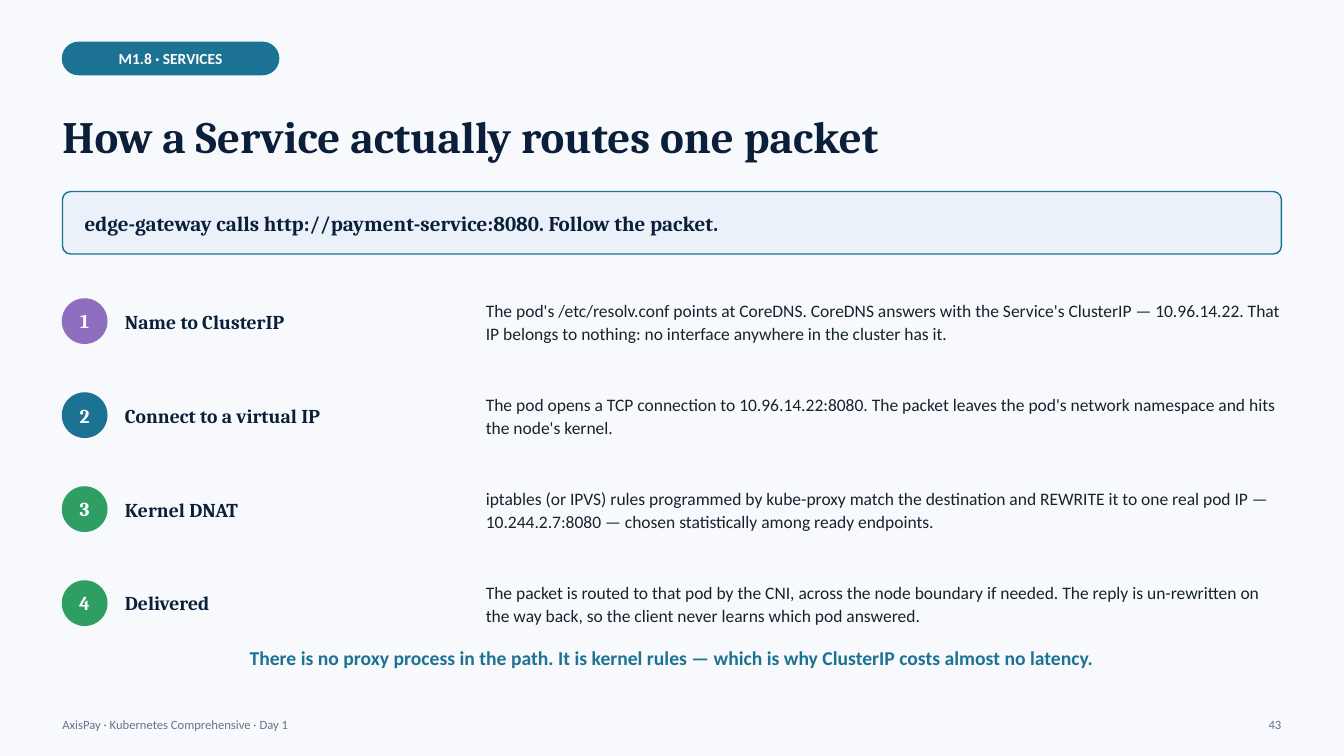
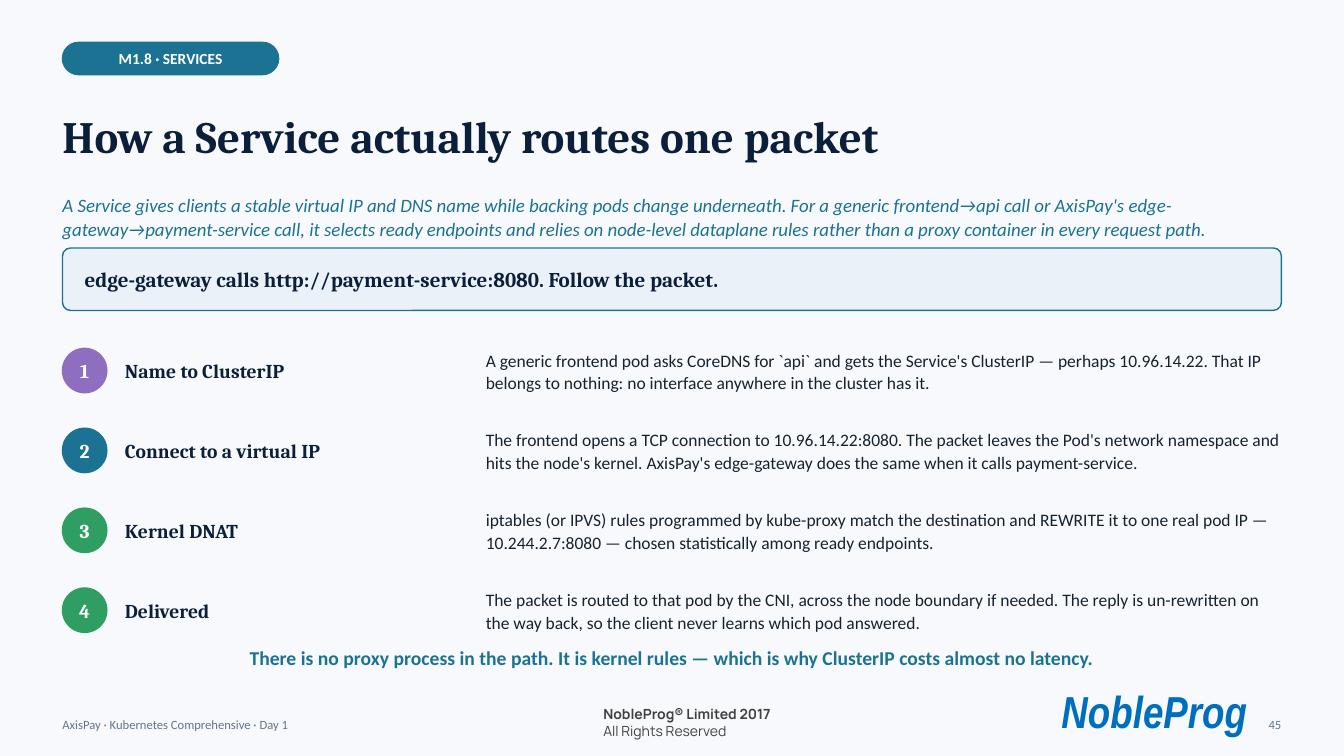
Before and after one commit to kumbulanit/kubernetescompr, a slide deck: slide 45 of days/day1/AxisPay-K8s-Day1.pptx (slide 43 before the commit). Drawn at 1344x756 pixels with LibreOffice and Linux fonts; fonts in the diff are those of the drawing; background and template pictures are left out. Boxes give left, top, right and bottom in pixels: in the first picture for what was removed or moved away, otherwise in the second. Text is boxed around its words. In the diff, an @@ line names an element or a change of style, - is before the commit and + after.

```diff
--- a/days/day1/AxisPay-K8s-Day1.pptx
+++ b/days/day1/AxisPay-K8s-Day1.pptx
@@ text added at (x1=62, y1=199, x2=1206, y2=240), 13.5 pt, text #1C7293, italic @@
+A Service gives clients a stable virtual IP and DNS name while backing pods change underneath. For a generic frontend→api call or AxisPay's edge-gateway→payment-service call, it selects ready endpoints and relies on node-level dataplane rules rather than a proxy container in every request path.
@@ rounded rectangle moved from (x1=63, y1=192, x2=1281, y2=254) to (x1=63, y1=248, x2=1281, y2=311) @@
@@ text "edge-gateway calls http://payment-service:8080. Follow the ..." moved from (x1=85, y1=216, x2=718, y2=236) to (x1=85, y1=272, x2=718, y2=292) @@
@@ text "1" moved from (x1=80, y1=315, x2=89, y2=328) to (x1=80, y1=365, x2=89, y2=378) @@
@@ ellipse moved from (x1=63, y1=299, x2=107, y2=344) to (x1=63, y1=349, x2=107, y2=393) @@
@@ text "Name to ClusterIP" moved from (x1=125, y1=315, x2=284, y2=329) to (x1=125, y1=364, x2=284, y2=378) @@
@@ text at (x1=486, y1=355, x2=1261, y2=392): text changed @@
-The pod's /etc/resolv.conf points at CoreDNS. CoreDNS answers with the Service's ClusterIP — 10.96.14.22. That IP belongs to nothing: no interface anywhere in the cluster has it.
+A generic frontend pod asks CoreDNS for `api` and gets the Service's ClusterIP — perhaps 10.96.14.22. That IP belongs to nothing: no interface anywhere in the cluster has it.
@@ text "Connect to a virtual IP" moved from (x1=125, y1=409, x2=320, y2=424) to (x1=125, y1=444, x2=320, y2=459) @@
@@ text "2" moved from (x1=80, y1=409, x2=90, y2=423) to (x1=80, y1=444, x2=90, y2=458) @@
@@ ellipse moved from (x1=63, y1=393, x2=107, y2=438) to (x1=63, y1=429, x2=107, y2=473) @@
@@ text at (x1=486, y1=434, x2=1279, y2=472): text changed @@
-The pod opens a TCP connection to 10.96.14.22:8080. The packet leaves the pod's network namespace and hits the node's kernel.
+The frontend opens a TCP connection to 10.96.14.22:8080. The packet leaves the Pod's network namespace and hits the node's kernel. AxisPay's edge-gateway does the same when it calls payment-service.
@@ text "3" moved from (x1=80, y1=502, x2=90, y2=516) to (x1=80, y1=524, x2=90, y2=538) @@
@@ ellipse moved from (x1=63, y1=487, x2=107, y2=531) to (x1=63, y1=508, x2=107, y2=553) @@
@@ text "Kernel DNAT" moved from (x1=125, y1=503, x2=238, y2=517) to (x1=125, y1=524, x2=238, y2=538) @@
@@ text "iptables (or IPVS) rules programmed ..." moved from (x1=486, y1=492, x2=1248, y2=531) to (x1=486, y1=513, x2=1248, y2=552) @@
@@ text "4" moved from (x1=79, y1=596, x2=90, y2=610) to (x1=79, y1=604, x2=90, y2=618) @@
@@ ellipse moved from (x1=63, y1=581, x2=107, y2=625) to (x1=63, y1=588, x2=107, y2=632) @@
@@ text "Delivered" moved from (x1=125, y1=596, x2=209, y2=610) to (x1=125, y1=604, x2=209, y2=618) @@
@@ text "The packet is routed to ..." moved from (x1=486, y1=587, x2=1259, y2=625) to (x1=486, y1=594, x2=1259, y2=632) @@
@@ text added at (x1=603, y1=708, x2=771, y2=740), 10 pt, text #414141, bold @@
+NobleProg® Limited 2017
+All Rights Reserved
@@ text added at (x1=1061, y1=695, x2=1247, y2=737), 32 pt, text #006EBE, bold, italic @@
+NobleProg
```
Also in this commit, not shown: 53 other slides changed, 5 slides added, 2 slides removed, 27 other files.
